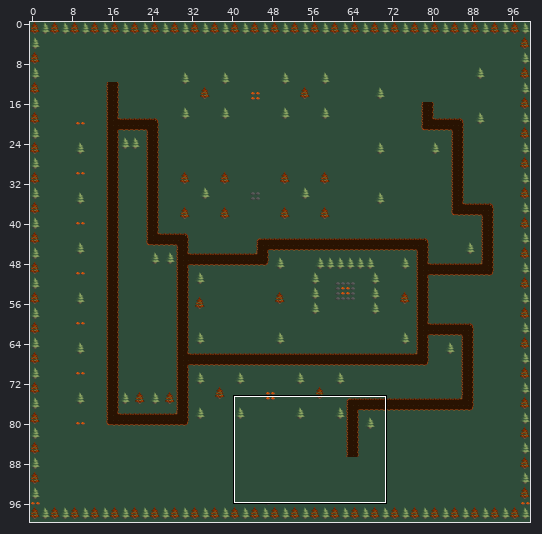
One commit to this Tiled map: src/map.tmx. The picture above shows the old version from afar; the outline marks the close-up.
Close-up. As it was:
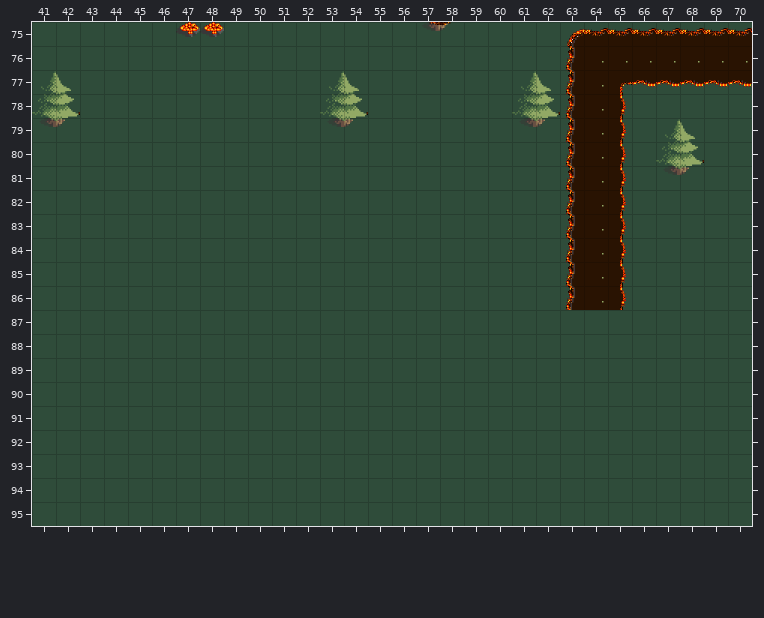
Cells are 32x32 px. Shown: x 41..70, y 75..95. The commit also changed other parts of the map, which this record leaves out.
The same view after the edit:
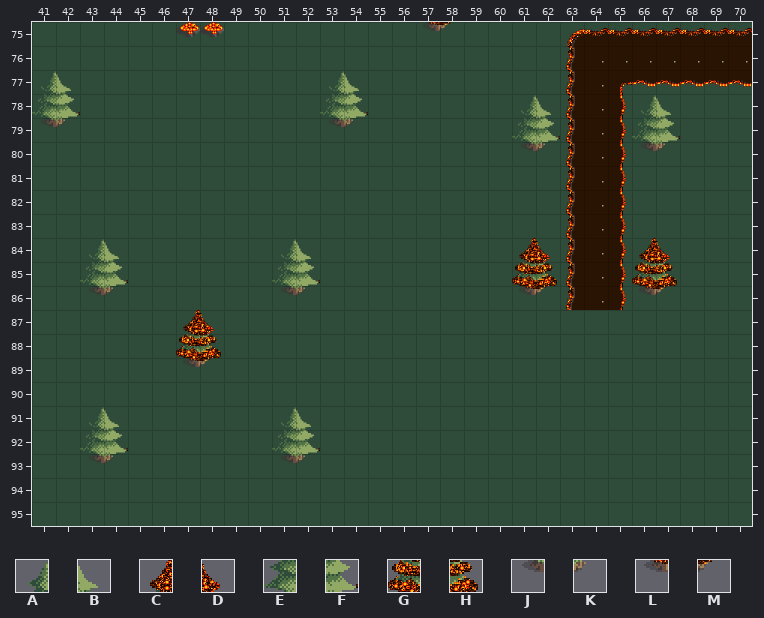
Key: from "tilesheet": A 34, B 35, C 36, D 37, E 42, F 43, G 44, H 45, J 50, K 51, L 52, M 53.
_ is an empty cell.
Tiles replaced or removed in this view: A, B, E, F, J, K.
The edit:
Changed rows in their new state; . is an unchanged cell.
Layer "trees":
first column x 43:
77 ..................__......
78 ..................AB...AB.
79 ..................EF...EF_
80 ..................JK...JK_
81 ........................__
84 AB......AB........CD...CD.
85 EF......EF........GH...GH.
86 JK......JK........LM...LM.
87 ....CD....................
88 ....GH....................
89 ....LM....................
91 AB......AB................
92 EF......EF................
93 JK......JK................
